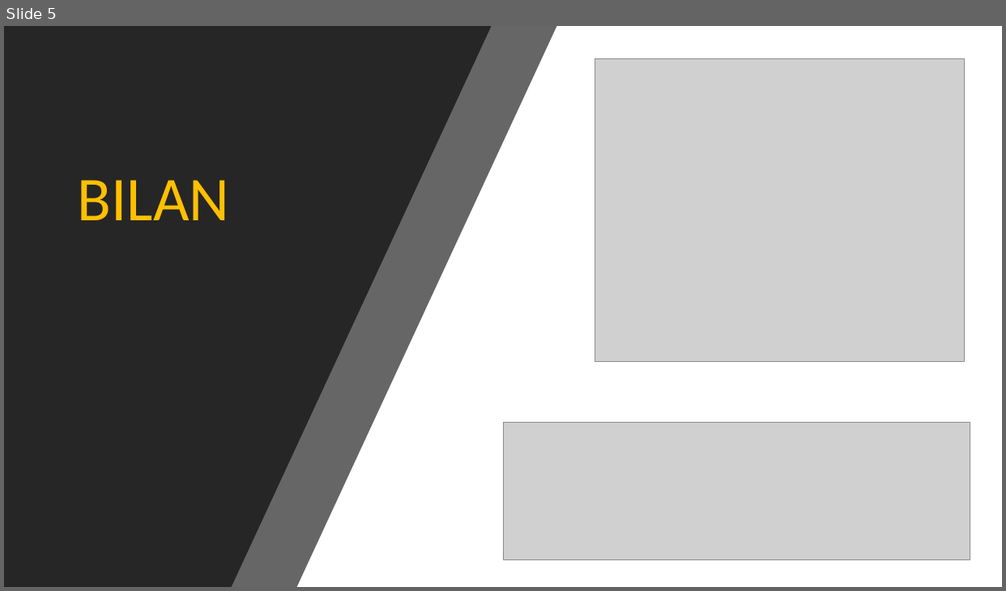
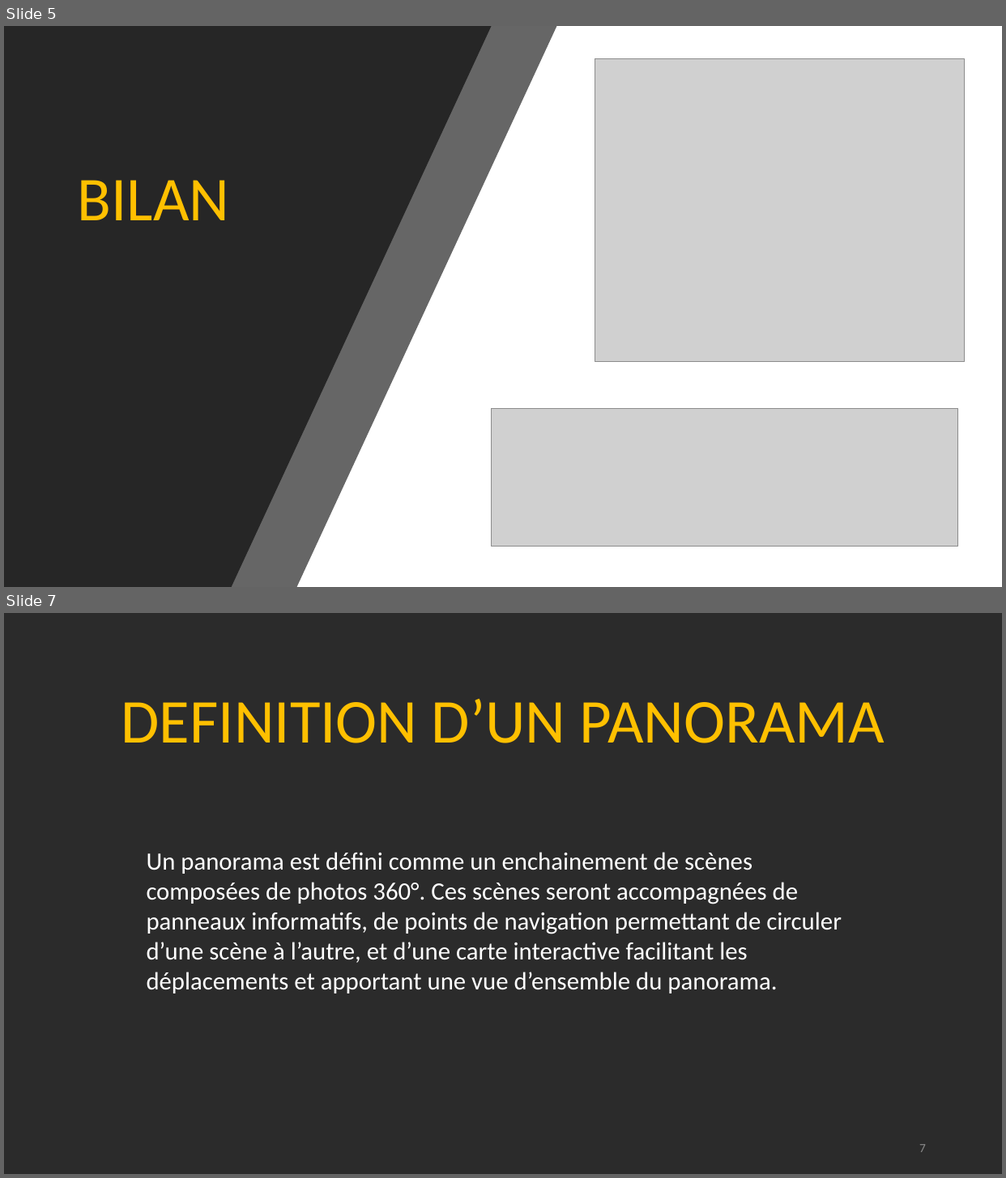
Before and after one commit to Victor-Mom/Projet-Tut-Documentation, a slide deck: Soutenance/Diaporama soutenance.pptx. Shown one above the other, each under a label of ours: slide 5 before the commit, slides 5 and 7 after it; the slides between them are not shown. The pictures are 1006x591 and 1006x1178 pixels, drawn with LibreOffice and Linux fonts; fonts in the diff are those of the drawing; grey boxes stand for pictures; background and template pictures are left out; a plain dark background stands for a picture behind light text. Boxes give left, top, right and bottom in pixels: in the first picture for what was removed or moved away, otherwise in the second. Text is boxed around its words. In the diff, an @@ line names an element or a change of style, - is before the commit and + after.

```diff
--- a/Soutenance/Diaporama soutenance.pptx
+++ b/Soutenance/Diaporama soutenance.pptx
@@ slide 7 added at [4,613,1002,1174], background picture (left out) @@
@@ title added at [121,699,884,743], 60 pt, text #FFC000 @@
+DEFINITION D’UN PANORAMA
@@ text added at [147,852,842,994], 24 pt, text #FFFFFF @@
+Un panorama est défini comme un enchainement de scènes composées de photos 360°. Ces scènes seront accompagnées de panneaux informatifs, de points de navigation permettant de circuler d’une scène à l’autre, et d’une carte interactive facilitant les déplacements et apportant une vue d’ensemble du panorama.
@@ page number added at [919,1144,926,1152], 12 pt, text #8C8C8C @@
+7
@@ slide 5 changed as well @@
@@ picture: place and size @@
-picture at [503,423,970,561]
+picture at [492,408,958,546]
```
Also in this commit, not shown: 3 other slides changed, 10 other slides added, 1 slide removed.
